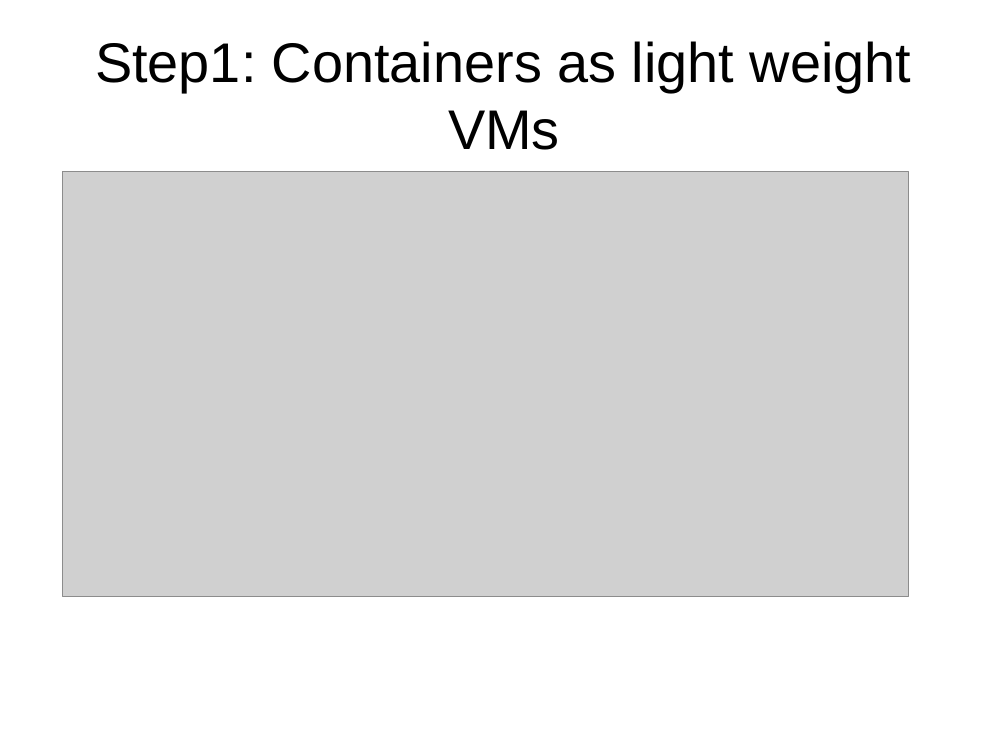
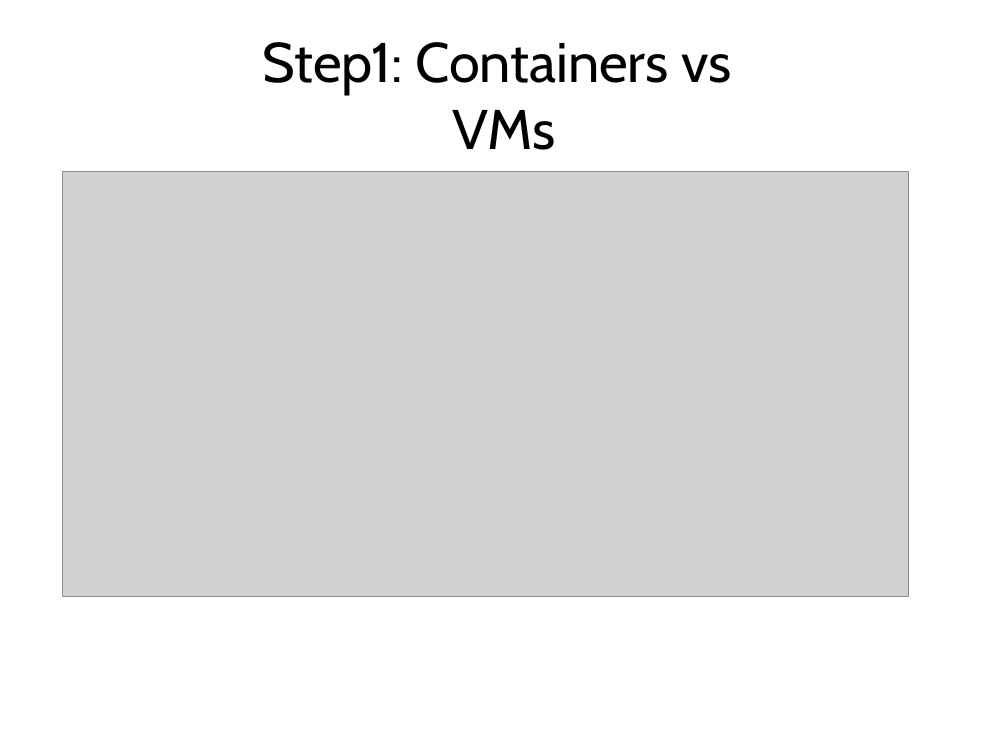
Before and after one commit to CodeChix-OpenSource/DockerIntro, a slide deck: slide 21 of slides/DockerIntro.pptx. Drawn at 1008x756 pixels with LibreOffice and Linux fonts; fonts in the diff are those of the drawing; grey boxes stand for pictures; background and template pictures are left out. Boxes give left, top, right and bottom in pixels: in the first picture for what was removed or moved away, otherwise in the second. Text is boxed around its words. In the diff, an @@ line names an element or a change of style, - is before the commit and + after.

```diff
--- a/slides/DockerIntro.pptx
+++ b/slides/DockerIntro.pptx
@@ text at bbox=[263, 42, 732, 150]: text changed; font Arial to Cabin @@
-Step1: Containers as light weight VMs
+Step1: Containers vs
+VMs
```
Also in this commit, not shown: 25 other slides changed.
